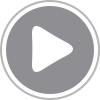
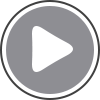
Layered file, before and after one edit (w=100, h=100). Changes by layer:
painted on "Border" over (0, 0, 100, 100)
